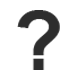
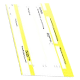
Layer changes from the first w=80, h=80 image to the second:
hid "?" over [17, 10, 60, 70]
added layer "Faktura" above "Excel" over [5, 3, 75, 78]
